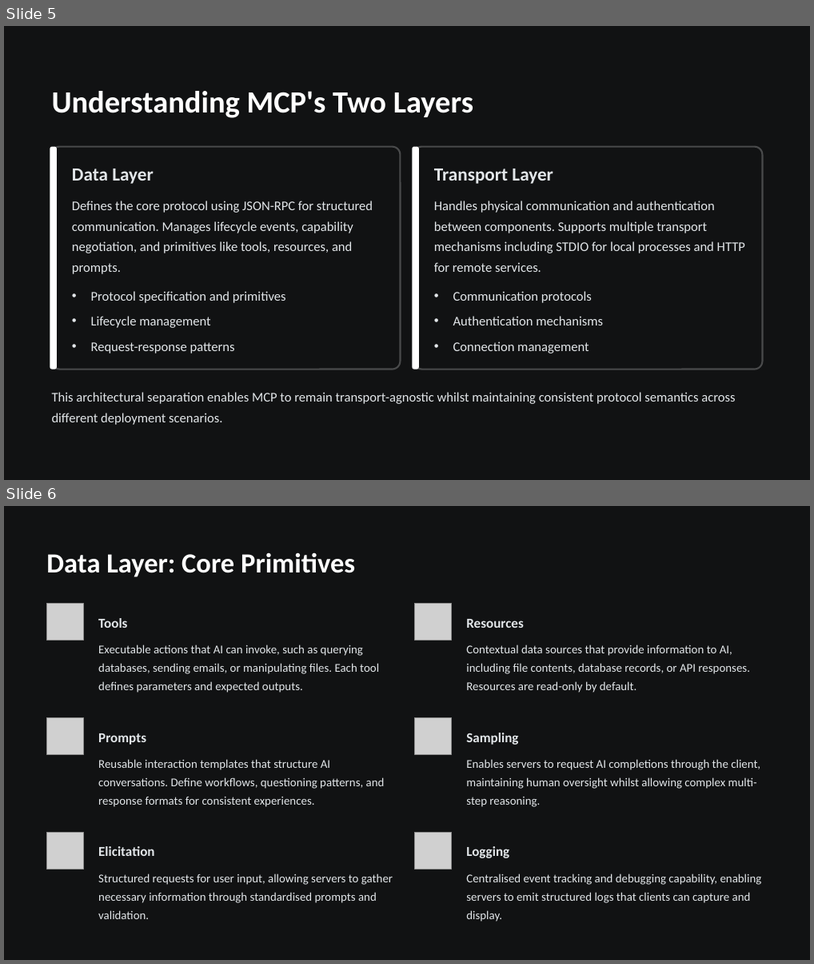
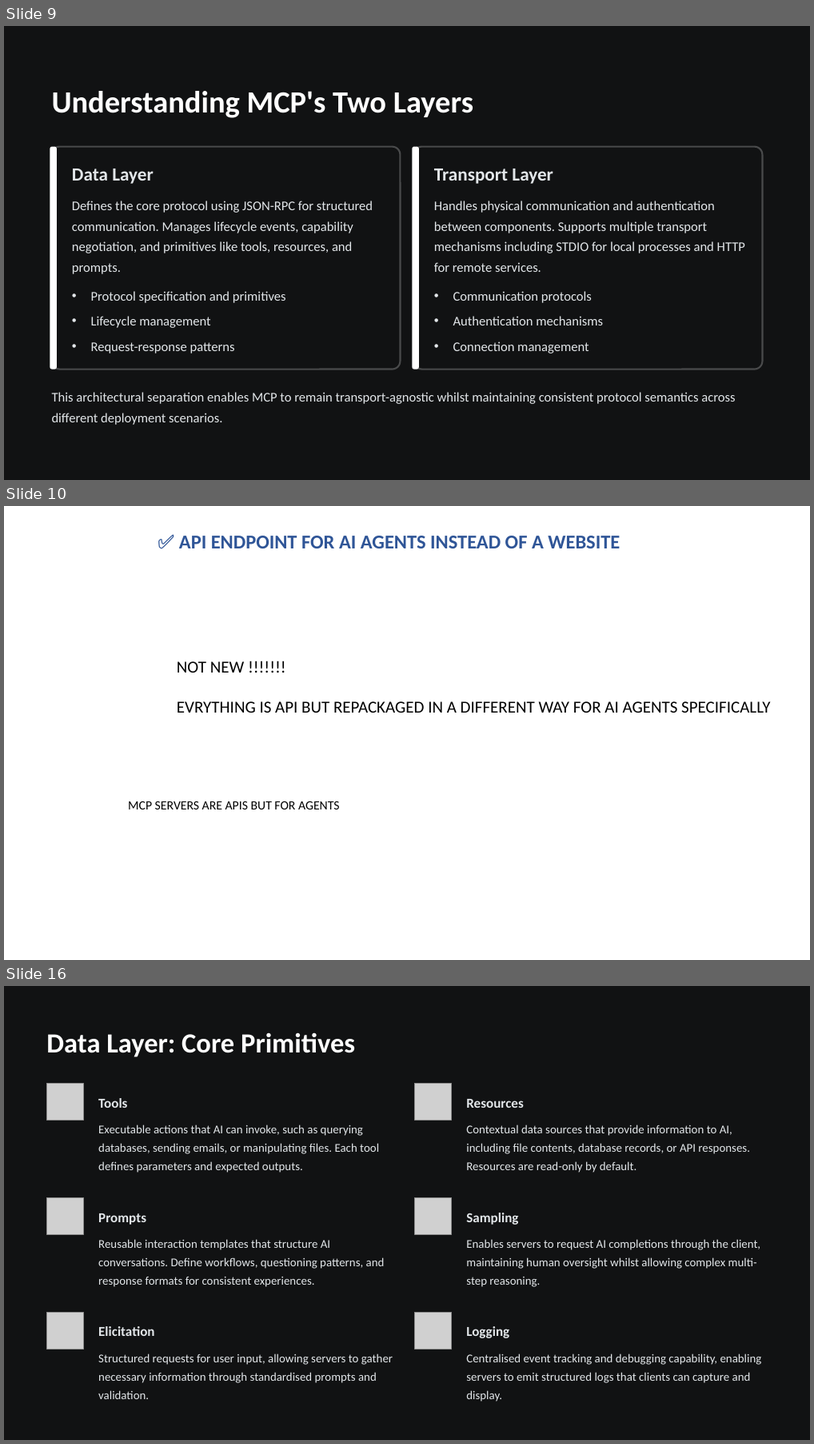
Before and after one commit to makaveli006/mcp_seminar_ppt, a slide deck: Model-Context-Protocol-MCP.pptx. Shown one above the other, each under a label of ours: slides 5 and 6 before the commit, slides 9, 10 and 16 after it; the slides between them are not shown. The pictures are 814x964 and 814x1444 pixels, drawn with LibreOffice and Linux fonts; fonts in the diff are those of the drawing; grey boxes stand for pictures; background and template pictures are left out. Boxes give left, top, right and bottom in pixels: in the first picture for what was removed or moved away, otherwise in the second. Text is boxed around its words. In the diff, an @@ line names an element or a change of style, - is before the commit and + after.

```diff
--- a/Model-Context-Protocol-MCP.pptx
+++ b/Model-Context-Protocol-MCP.pptx
@@ slide 10 added at [4,506,810,960], background #FFFFFF @@
@@ text added at [179,536,620,548], 28 pt, text #2F5597, bold @@
+✅ API ENDPOINT FOR AI AGENTS INSTEAD OF A WEBSITE
@@ text added at [177,661,770,712], 24 pt, text #000000 @@
+NOT NEW !!!!!!!
+EVRYTHING IS API BUT REPACKAGED IN A DIFFERENT WAY FOR AI AGENTS SPECIFICALLY
@@ text added at [128,800,340,809], 18 pt, text #000000 @@
+MCP SERVERS ARE APIS BUT FOR AGENTS
@@ what was slide 5 is now slide 9 @@
@@ what was slide 6 is now slide 16 @@
```
Also in this commit, not shown: 11 other slides added, 1 slide removed.
